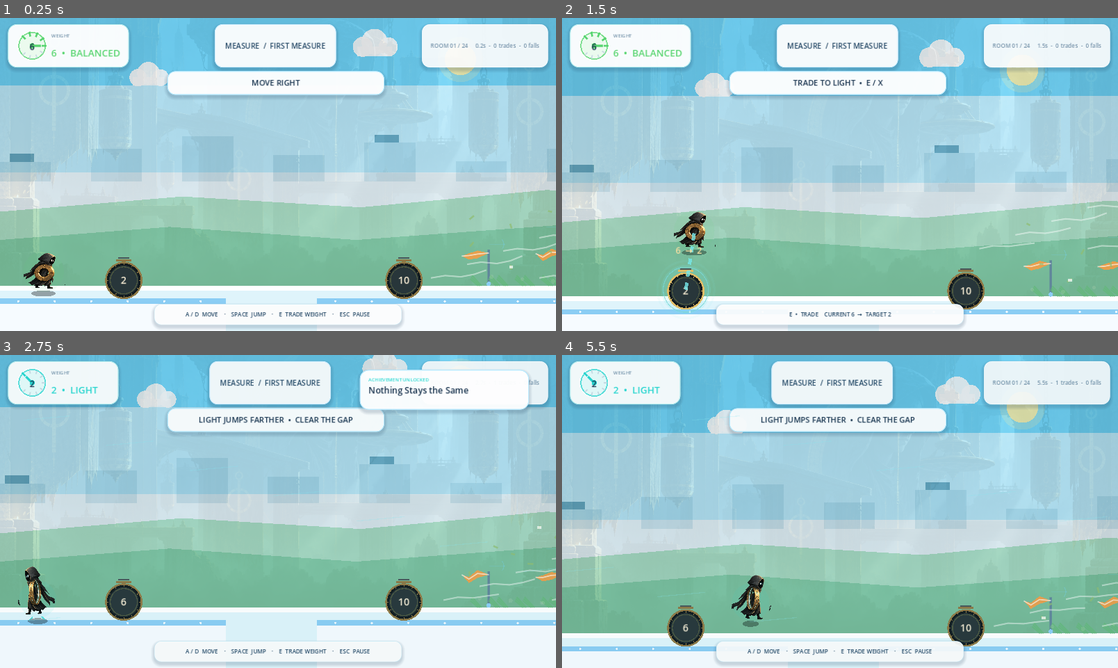
Above: before the commit, frames 1-4 (two rows, left to right).
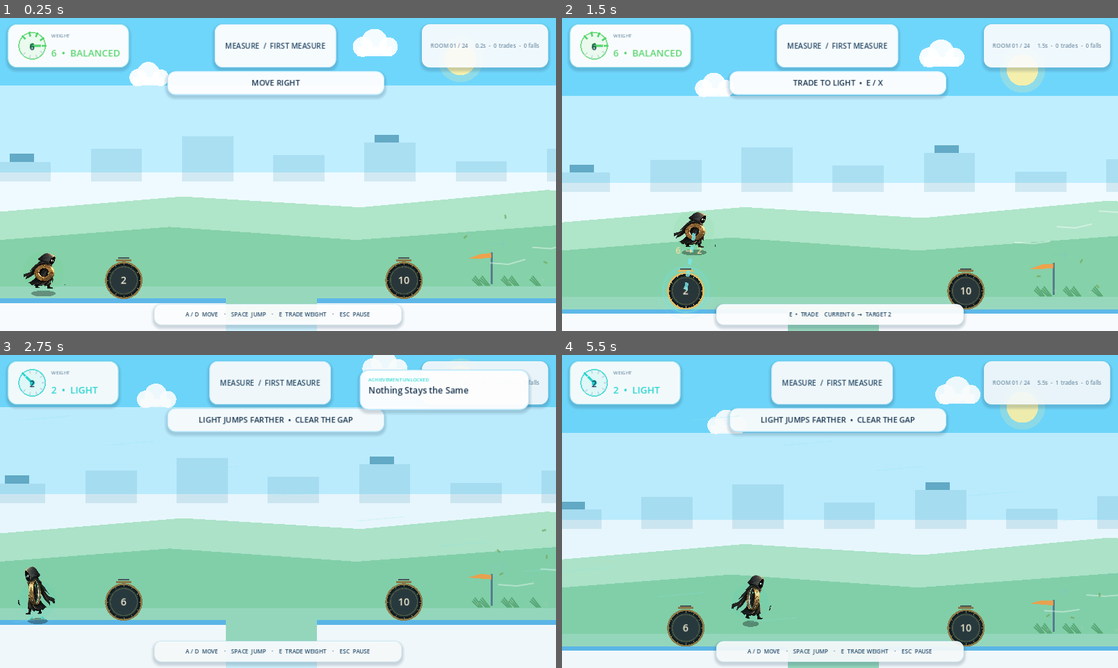
Above: after the commit, the same moments.

Repository: lienowen/how-heavy
Game: Godot game, scene res://scenes/main.tscn
The game is run twice, just before and just after one commit, with the same random seed, the same clock (stepped at 60 frames per second) and the same inputs.
Inputs (mouse positions are in pixels of both pictures, inside the frame that each line leads up to):
- Up to frame 1 (0.25 s): no input
- Up to frame 2 (1.5 s): tap Enter (ui_accept) at 0.5 s; move the mouse to (962, 158) at 0.52 s; hold D (move_right) 0.53-1.25 s; tap E (exchange) at 0.6 s; click (962, 158) at 0.67 s; tap Space (jump) at 0.77 s; drag from (728, 190) to (684, 290) at 1.27 s
- Up to frame 3 (2.75 s): move the mouse to (333, 442) at 2.02 s; hold A (move_left) from 2.03 s (still down); tap E (exchange) at 2.1 s
- Up to frame 4 (5.5 s): release A (move_left) at 2.75 s; drag from (812, 574) to (967, 602) at 2.77 s; move the mouse to (1006, 558) at 3.52 s; hold D (move_right) 3.53-4.25 s; tap E (exchange) at 3.6, 5.1 s; tap Space (jump) at 3.77 s; drag from (673, 464) to (756, 433) at 4.27 s; move the mouse to (867, 511) at 5.02 s; hold D (move_right) from 5.03 s (still down); click (867, 511) at 5.17 s

The runs differ from the first frame. In frame 1, 50% of the frame differs, in the area x 0-100%, y 0-92%; in frame 2, 52%, in the area x 0-100%, y 0-100%; in frame 3, 44%; in frame 4, 50%.

Commit message:
Clean playfield and remove washed overlay

Diff:
--- a/scripts/world_production_art_fixed.gd
+++ b/scripts/world_production_art_fixed.gd
@@ -1,10 +1,8 @@
 extends "res://scripts/world_first_session.gd"
 const BearerType = preload("res://scripts/player_bearer.gd")
-var production_background: Texture2D
 var visual_time := 0.0
 
 func _ready() -> void:
-	production_background = load("res://art/production/measure-hall-background-v1.png")
 	super()
 	queue_redraw()
 
@@ -22,7 +20,7 @@
 	player.fell_out.connect(on_fell)
 	player.heavy_impact.connect(on_impact)
 	var camera := Camera2D.new()
-	camera.position = Vector2(0, -250)
+	camera.position = Vector2(0, -235)
 	camera.position_smoothing_enabled = true
 	camera.position_smoothing_speed = 6
 	camera.limit_left = 0
@@ -33,30 +31,20 @@
 	update_weight(player.weight)
 
 func _draw() -> void:
-	# Keep the authored texture subtle so the new bright chapter environment remains dominant.
-	if production_background != null:
-		var chapter := Campaign.chapter_for_level(level_id)
-		var chapter_tints: Array[Color] = [Color(0.90, 0.98, 1.0, 0.15), Color(0.90, 1.0, 0.97, 0.14), Color(0.94, 0.94, 1.0, 0.14), Color(1.0, 0.95, 0.90, 0.14)]
-		var tint: Color = chapter_tints[chapter - 1]
-		for x: float in [0.0, 1280.0, 2560.0]:
-			draw_texture_rect(production_background, Rect2(x, 0, 1280, 720), false, tint)
-
-	# Light ground wash replaces the old dark industrial floor.
-	draw_rect(Rect2(0, 640, 3550, 300), Color("dff4fb"))
-	draw_rect(Rect2(0, 640, 3550, 12), Color("ffffff"))
+	# No legacy background texture here. The chapter environment is the only backdrop.
+	# A very light floor tint keeps gaps readable without creating a giant white slab.
+	draw_rect(Rect2(0, 642, 3550, 298), Color(0.80, 0.93, 0.96, 0.26))
 
 	for child in get_children():
 		if child is StaticBody2D and child.has_meta("rect") and child.visible:
 			var local_rect: Rect2 = child.get_meta("rect")
 			var target := Rect2(child.position.x + local_rect.position.x, child.position.y + local_rect.position.y, local_rect.size.x, local_rect.size.y)
 			var fragile := bool(child.get_meta("fragile"))
-			var body_color := Color("ffe1b8") if fragile else Color("f6fbff")
-			var edge_color := ProductionTheme.ORANGE if fragile else Color("8bcdf4")
+			var body_color := Color("ffe0b2") if fragile else Color("f7fbfd")
+			var edge_color := ProductionTheme.ORANGE if fragile else Color("5db7e8")
 			draw_rect(target, body_color)
-			draw_rect(Rect2(target.position, Vector2(target.size.x, minf(12.0, target.size.y))), edge_color, true)
-			draw_line(target.position + Vector2(0, target.size.y - 1), target.end - Vector2(0, 1), Color(0.20, 0.45, 0.62, 0.12), 2)
-			for mark_x in range(int(target.position.x) + 42, int(target.end.x), 84):
-				draw_circle(Vector2(mark_x, target.position.y + 6), 2.5, Color(1, 1, 1, 0.86))
+			draw_rect(Rect2(target.position, Vector2(target.size.x, minf(10.0, target.size.y))), edge_color, true)
+			draw_line(target.position + Vector2(0, target.size.y - 1), target.end - Vector2(0, 1), Color(0.14, 0.36, 0.48, 0.16), 2)
 
 	for zone in wind_zones:
 		draw_wind_zone(float(zone[0]), float(zone[1]), float(zone[2]))
@@ -64,95 +52,64 @@
 	if needs_break and broken:
 		var item = room_layout.fragile[0]
 		draw_rect(Rect2(float(item[0]), float(item[1]), float(item[2]), 940.0 - float(item[1])), Color("8edcf6"))
-		for i in range(8):
-			var splash_x := float(item[0]) + 16.0 + i * 22.0
-			draw_circle(Vector2(splash_x, float(item[1]) + 18.0 + (i % 2) * 10.0), 5.0, Color(1, 1, 1, 0.65))
 
 func draw_wind_zone(start: float, finish: float, force: float) -> void:
-	# Wind is invisible: nearby objects provide the strongest visual reference.
-	# Positive force in gameplay pushes toward the left, so fabric and debris trail left.
 	var span := maxf(80.0, finish - start)
 	var speed := 150.0 + absf(force) * 0.12
-	var alpha := clampf(0.24 + absf(force) / 3200.0, 0.28, 0.58)
+	var alpha := clampf(0.22 + absf(force) / 3400.0, 0.24, 0.48)
 	var wind_dir := -1.0 if force >= 0.0 else 1.0
 	var strength := clampf(absf(force) / 900.0, 0.25, 1.0)
 
-	# Flag poles at the beginning/middle/end make direction obvious before the player enters.
-	for i in range(3):
-		var pole_x := lerpf(start + 45.0, finish - 45.0, float(i) / 2.0)
+	# Only wind zones get flags/grass. Decorative flags were removed from the rest of the level.
+	for i in range(2):
+		var pole_x := lerpf(start + 52.0, finish - 52.0, float(i))
 		draw_wind_flag(Vector2(pole_x, 636.0), wind_dir, strength, i)
 
-	# Grass tufts bend with the same wind. This keeps the air connected to the ground plane.
-	for i in range(11):
-		var grass_x := start + 24.0 + fposmod(float(i * 61), maxf(70.0, span - 45.0))
+	for i in range(8):
+		var grass_x := start + 26.0 + fposmod(float(i * 67), maxf(70.0, span - 45.0))
 		draw_wind_grass(Vector2(grass_x, 640.0), wind_dir, strength, i)
 
-	# Sparse animated streamlines. No colored rectangle: the air itself appears to move.
-	for row in range(7):
-		var y := 430.0 + row * 31.0
-		var lane_phase := fposmod(visual_time * speed + row * 83.0, span + 160.0)
-		var head_x := finish + 80.0 - lane_phase if wind_dir < 0.0 else start - 80.0 + lane_phase
-		for repeat in range(2):
-			var x := head_x + repeat * (span * 0.58) * -wind_dir
-			if x < start - 90.0 or x > finish + 90.0: continue
-			var wobble := sin(visual_time * 3.0 + row * 0.8) * 5.0
-			var points := PackedVector2Array([
-				Vector2(x - wind_dir * 82.0, y - 8 + wobble),
-				Vector2(x - wind_dir * 55.0, y - 2),
-				Vector2(x - wind_dir * 24.0, y + 3 - wobble * 0.25),
-				Vector2(x + wind_dir * 12.0, y + 1),
-				Vector2(x + wind_dir * 44.0, y + 7 + wobble * 0.2),
+	for row in range(5):
+		var y := 445.0 + row * 36.0
+		var phase := fposmod(visual_time * speed + row * 97.0, span + 150.0)
+		var x := finish + 70.0 - phase if wind_dir < 0.0 else start - 70.0 + phase
+		if x >= start - 80.0 and x <= finish + 80.0:
+			var wobble := sin(visual_time * 3.2 + row) * 4.0
+			var pts := PackedVector2Array([
+				Vector2(x - wind_dir * 72.0, y - 5 + wobble),
+				Vector2(x - wind_dir * 34.0, y + 2),
+				Vector2(x + wind_dir * 8.0, y - 1),
 			])
-			draw_polyline(points, Color(1, 1, 1, alpha), 2.2, true)
+			draw_polyline(pts, Color(1, 1, 1, alpha), 2.0, true)
 
-	# Leaves/paper scraps are stronger references than abstract particles.
-	for i in range(12):
-		var drift := fposmod(visual_time * (118.0 + i * 4.0) + i * 89.0, span + 110.0)
-		var x := finish + 55.0 - drift if wind_dir < 0.0 else start - 55.0 + drift
+	for i in range(8):
+		var drift := fposmod(visual_time * (112.0 + i * 5.0) + i * 91.0, span + 100.0)
+		var x := finish + 50.0 - drift if wind_dir < 0.0 else start - 50.0 + drift
 		if x < start - 30.0 or x > finish + 30.0: continue
-		var y := 458.0 + float((i * 37) % 158) + sin(visual_time * 4.5 + i) * 9.0
-		var angle := visual_time * (2.0 + i * 0.08) + i
-		var leaf_len := 8.0 + float(i % 3) * 2.0
-		var tangent := Vector2(cos(angle), sin(angle)) * leaf_len
-		draw_line(Vector2(x, y) - tangent * 0.5, Vector2(x, y) + tangent * 0.5, Color("8fbd72", 0.72), 3.0, true)
-		if i % 4 == 0:
-			var paper := Rect2(Vector2(x - 4.0, y - 3.0), Vector2(9.0, 6.0))
-			draw_rect(paper, Color(1, 1, 1, 0.72), true)
+		var y := 470.0 + float((i * 41) % 145) + sin(visual_time * 4.2 + i) * 8.0
+		var tangent := Vector2(cos(visual_time * 2.2 + i), sin(visual_time * 2.2 + i)) * 8.0
+		draw_line(Vector2(x, y) - tangent * 0.5, Vector2(x, y) + tangent * 0.5, Color("77aa62", 0.74), 3.0, true)
 
-	# Ground dust drifts in exactly the same direction as flags and leaves.
-	for i in range(7):
-		var phase := fposmod(visual_time * 96.0 + i * 71.0, span)
-		var dust_x := finish - phase if wind_dir < 0.0 else start + phase
-		var dust_y := 630.0 - float(i % 3) * 5.0
-		draw_circle(Vector2(dust_x, dust_y), 4.0 + i % 2, Color(0.78, 0.86, 0.75, 0.18))
+	for i in range(5):
+		var dust_phase := fposmod(visual_time * 92.0 + i * 79.0, span)
+		var dust_x := finish - dust_phase if wind_dir < 0.0 else start + dust_phase
+		draw_circle(Vector2(dust_x, 632.0 - float(i % 2) * 5.0), 4.0, Color(0.76, 0.80, 0.70, 0.18))
 
 func draw_wind_flag(base: Vector2, wind_dir: float, strength: float, index: int) -> void:
-	var pole_height := 78.0
-	var top := base + Vector2(0, -pole_height)
-	draw_line(base, top, Color("60859b"), 4.0, true)
-	draw_circle(base, 5.0, Color("8bcdf4"))
-	var flutter := sin(visual_time * (6.0 + strength * 4.0) + index * 1.7) * (5.0 + strength * 5.0)
-	var length := 38.0 + strength * 34.0
-	var p0 := top + Vector2(0, 7)
-	var p1 := p0 + Vector2(wind_dir * length * 0.42, flutter * 0.35)
-	var p2 := p0 + Vector2(wind_dir * length * 0.74, -flutter * 0.3 + 8.0)
-	var p3 := p0 + Vector2(wind_dir * length, flutter * 0.45 + 4.0)
-	var flag := PackedVector2Array([
-		p0,
-		p1 + Vector2(0, -8),
-		p2 + Vector2(0, -5),
-		p3,
-		p2 + Vector2(0, 9),
-		p1 + Vector2(0, 10),
-	])
-	draw_colored_polygon(flag, Color(ProductionTheme.ORANGE, 0.82))
-	draw_polyline(PackedVector2Array([p0, p1, p2, p3]), Color(1, 1, 1, 0.6), 1.5, true)
+	var top := base + Vector2(0, -72)
+	draw_line(base, top, Color("54788d"), 3.0, true)
+	var flutter := sin(visual_time * (6.0 + strength * 4.0) + index * 1.7) * (4.0 + strength * 5.0)
+	var length := 34.0 + strength * 30.0
+	var p0 := top + Vector2(0, 6)
+	var p1 := p0 + Vector2(wind_dir * length * 0.5, flutter * 0.3)
+	var p2 := p0 + Vector2(wind_dir * length, flutter * 0.55 + 5.0)
+	var flag := PackedVector2Array([p0 + Vector2(0,-5), p1 + Vector2(0,-4), p2, p1 + Vector2(0,6), p0 + Vector2(0,6)])
+	draw_colored_polygon(flag, Color(ProductionTheme.ORANGE, 0.86))
 
 func draw_wind_grass(base: Vector2, wind_dir: float, strength: float, index: int) -> void:
-	var sway := wind_dir * (8.0 + strength * 15.0)
-	var flutter := sin(visual_time * 5.0 + index * 0.9) * 2.2 * strength
+	var sway := wind_dir * (7.0 + strength * 13.0)
+	var flutter := sin(visual_time * 5.0 + index * 0.9) * 2.0 * strength
 	for blade in range(3):
 		var origin := base + Vector2((blade - 1) * 4.0, 0)
-		var height := 15.0 + blade * 4.0
-		var tip := origin + Vector2(sway + flutter + blade * wind_dir * 2.0, -height)
-		draw_line(origin, tip, Color("63b879", 0.72), 2.2, true)
+		var tip := origin + Vector2(sway + flutter + blade * wind_dir, -(14.0 + blade * 4.0))
+		draw_line(origin, tip, Color("4f9e67", 0.80), 2.0, true)
